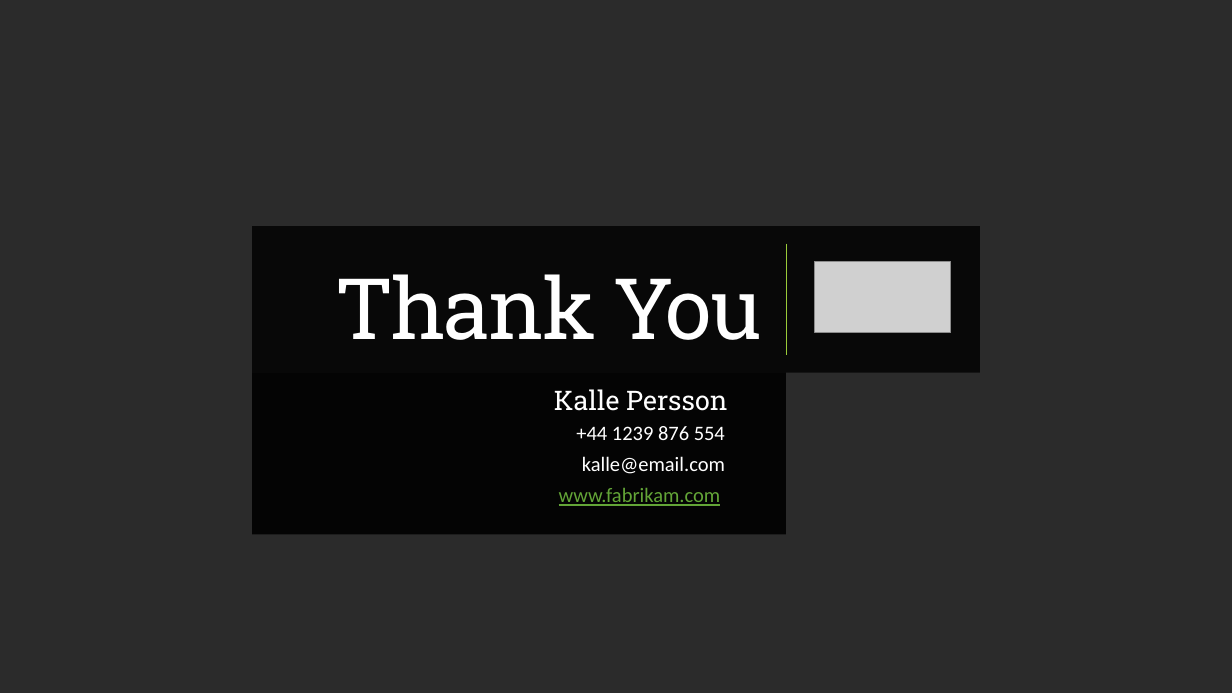
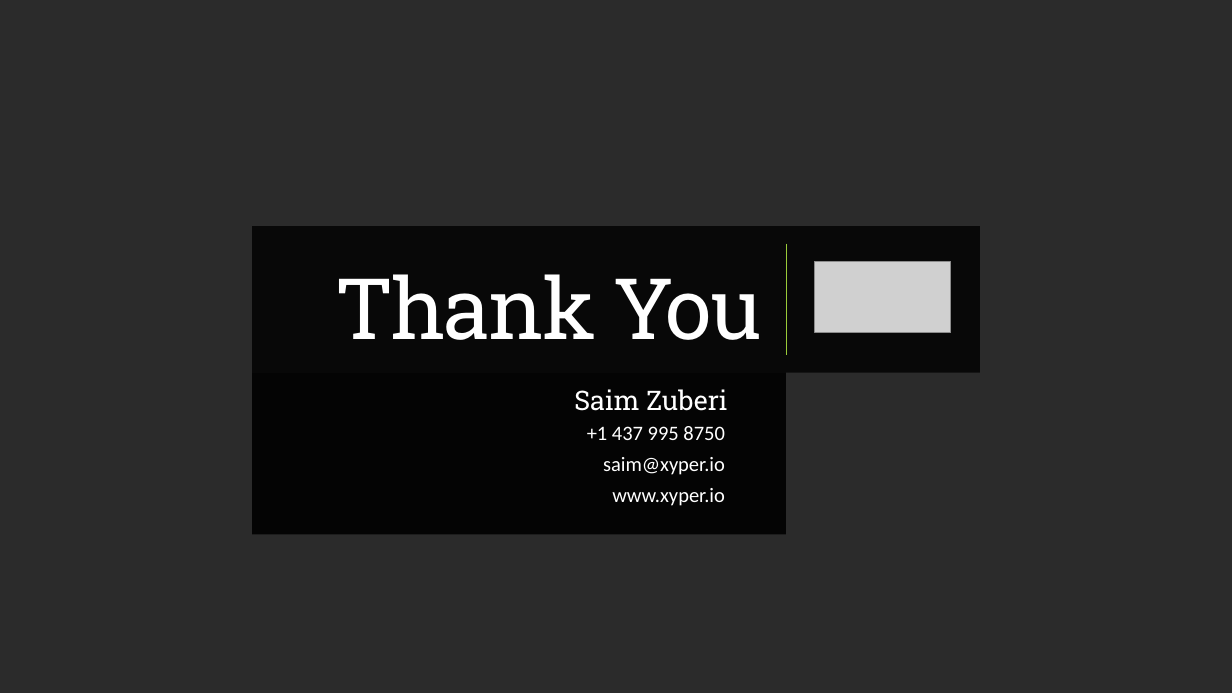
Before and after one commit to saimzuberi/Carbon_Credit_Market, a slide deck: slide 19 of Project Presentation/Final Presentation .pptx (slide 21 before the commit). Drawn at 1232x693 pixels with LibreOffice and Linux fonts; fonts in the diff are those of the drawing; grey boxes stand for pictures; background and template pictures are left out; a plain dark background stands for a picture behind light text. Boxes give left, top, right and bottom in pixels: in the first picture for what was removed or moved away, otherwise in the second. Text is boxed around its words. In the diff, an @@ line names an element or a change of style, - is before the commit and + after.

```diff
--- a/Project Presentation/Final Presentation .pptx
+++ b/Project Presentation/Final Presentation .pptx
@@ subtitle at (574, 389, 727, 411): text changed @@
-Kalle Persson
+Saim Zuberi
@@ text at (587, 426, 724, 440): text changed @@
-+44 1239 876 554
++1 437 995 8750
@@ text at (603, 457, 725, 475): text changed @@
-kalle@email.com
+saim@xyper.io
@@ text at (612, 488, 725, 506): text changed; text colour #63A537 to #FFFFFF @@
-www.fabrikam.com
+www.xyper.io
```
Also in this commit, not shown: 3 other slides changed, 9 slides added, 12 slides removed, 9 other files.
